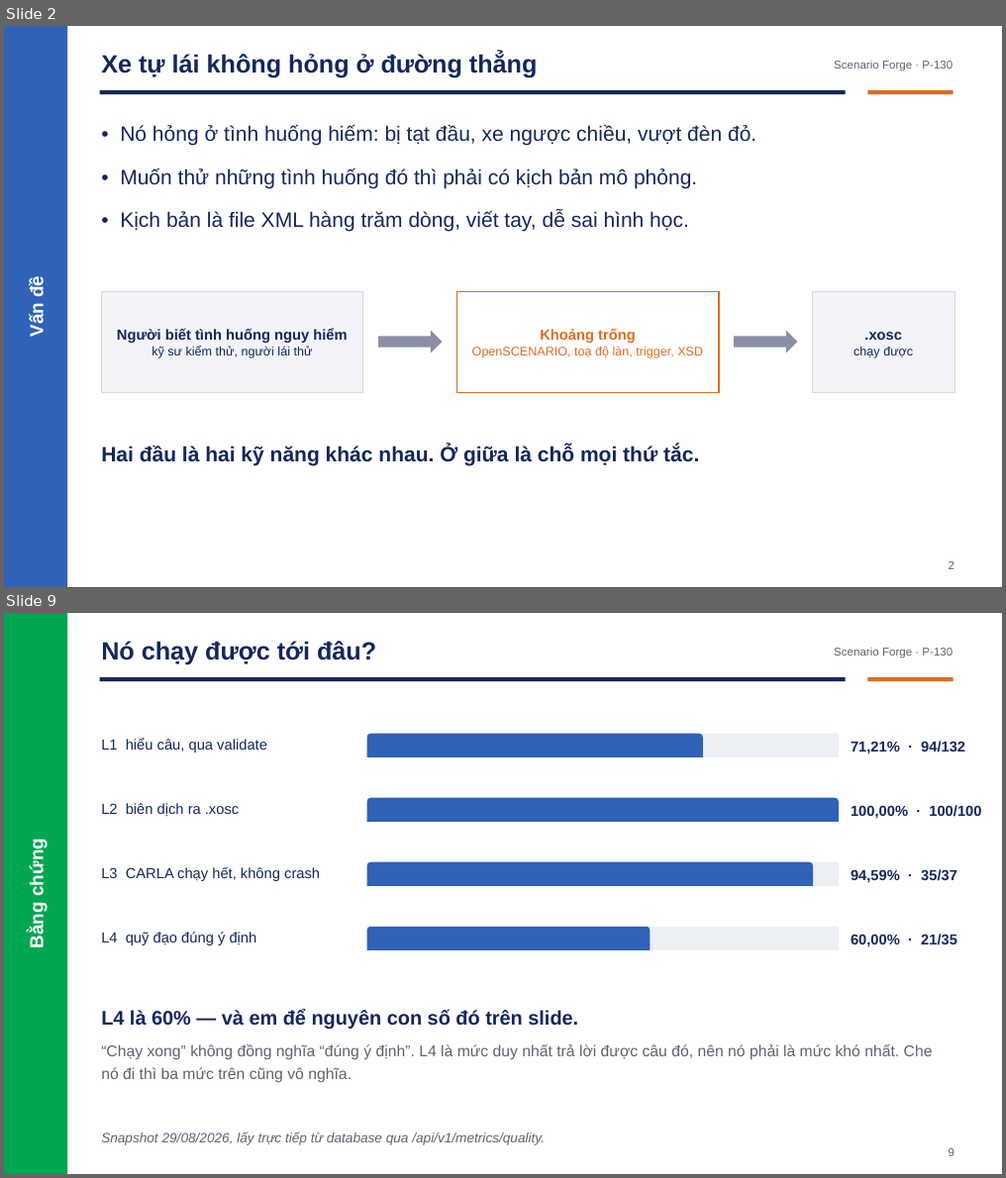
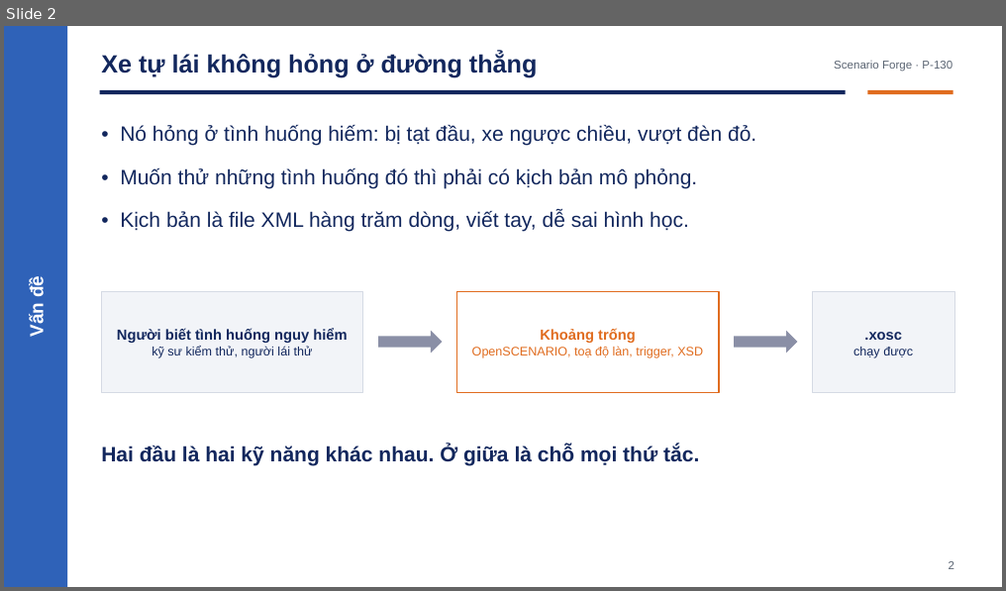
Before and after one commit to Menakanchi/nextjs-boilerplate, a slide deck: presentation/pitch_deck.pptx. Shown one above the other, each under a label of ours: slides 2 and 9 before the commit, slide 2 after it; the slides between them are not shown. The pictures are 1006x1178 and 1006x591 pixels, drawn with LibreOffice and Linux fonts; fonts in the diff are those of the drawing. Boxes give left, top, right and bottom in pixels: in the first picture for what was removed or moved away, otherwise in the second. Text is boxed around its words. In the diff, an @@ line names an element or a change of style, - is before the commit and + after.

```diff
--- a/presentation/pitch_deck.pptx
+++ b/presentation/pitch_deck.pptx
@@ slide 9 removed at [4, 613, 1002, 1174], background #FFFFFF @@
@@ rectangle removed at [4, 613, 67, 1174] @@
@@ text removed at [101, 641, 376, 665] @@
-Nó chạy được tới đâu?
@@ text removed at [834, 648, 952, 659] @@
-Scenario Forge · P-130
@@ rectangle removed at [100, 677, 846, 682] @@
@@ rectangle removed at [868, 677, 953, 682] @@
@@ text removed at [101, 739, 267, 753] @@
-L1 hiểu câu, qua validate
@@ rectangle removed at [367, 734, 839, 758] @@
@@ round same rect removed at [367, 734, 703, 758] @@
@@ text removed at [850, 741, 965, 755] @@
-71,21% · 94/132
@@ text removed at [101, 803, 239, 817] @@
-L2 biên dịch ra .xosc
@@ rectangle removed at [367, 798, 839, 822] @@
@@ round same rect removed at [367, 798, 839, 822] @@
@@ text removed at [850, 805, 981, 819] @@
-100,00% · 100/100
@@ text removed at [27, 844, 48, 948] @@
-Bằng chứng
@@ text removed at [101, 867, 320, 881] @@
-L3 CARLA chạy hết, không crash
@@ rectangle removed at [367, 862, 839, 886] @@
@@ round same rect removed at [367, 862, 813, 886] @@
@@ text removed at [850, 869, 957, 882] @@
-94,59% · 35/37
@@ text removed at [101, 932, 257, 946] @@
-L4 quỹ đạo đúng ý định
@@ rectangle removed at [367, 927, 839, 951] @@
@@ round same rect removed at [367, 927, 650, 951] @@
@@ text removed at [850, 934, 957, 947] @@
-60,00% · 21/35
@@ text removed at [101, 1010, 933, 1082] @@
-L4 là 60% — và em để nguyên con số đó trên slide.
-“Chạy xong” không đồng nghĩa “đúng ý định”. L4 là mức duy nhất trả lời được câu đó, nên nó phải là mức khó nhất. Che nó đi thì ba mức trên cũng vô nghĩa.
@@ text removed at [101, 1132, 545, 1146] @@
-Snapshot 29/08/2026, lấy trực tiếp từ database qua /api/v1/metrics/quality.
@@ text removed at [948, 1149, 954, 1157] @@
-9
```
Also in this commit, not shown: 4 slides changed, 2 slides added, 7 other slides removed, 1 other file.
